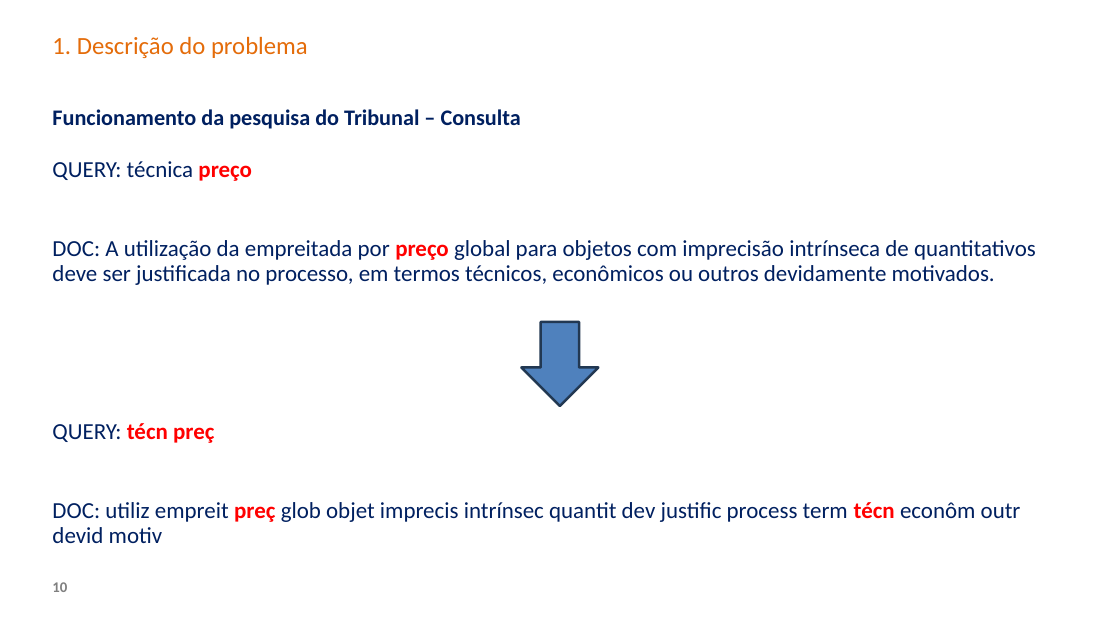
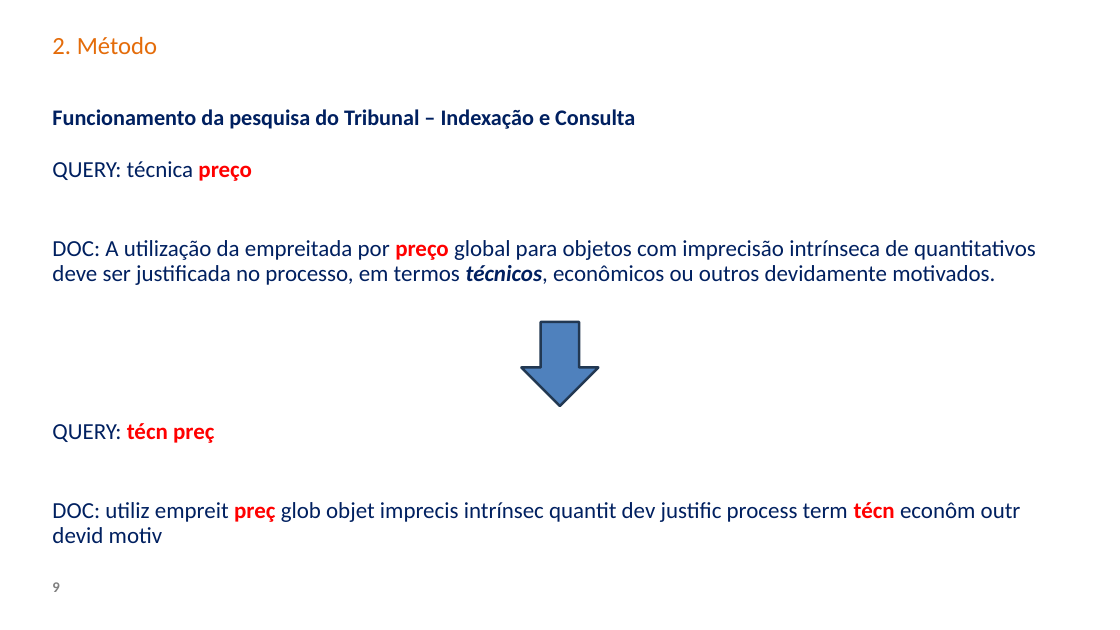
Before and after one commit to carisio/juris_tcu_expansao_doc, a slide deck: slide 9 of projeto_final/Apresentação.pptx (slide 10 before the commit). Drawn at 1120x630 pixels with LibreOffice and Linux fonts; fonts in the diff are those of the drawing; background and template pictures are left out. Boxes give left, top, right and bottom in pixels: in the first picture for what was removed or moved away, otherwise in the second. Text is boxed around its words. In the diff, an @@ line names an element or a change of style, - is before the commit and + after.

```diff
--- a/projeto_final/Apresentação.pptx
+++ b/projeto_final/Apresentação.pptx
@@ title at box(52, 37, 157, 54): text changed @@
-1. Descrição do problema
+2. Método
@@ subtitle at box(52, 109, 635, 129): text changed @@
-Funcionamento da pesquisa do Tribunal – Consulta
+Funcionamento da pesquisa do Tribunal – Indexação e Consulta
@@ text at box(52, 240, 1036, 285): bold on, italic on in "técnicos," @@
@@ page number at box(52, 582, 59, 592): text changed @@
-10
+9
```
Also in this commit, not shown: 16 other slides changed, 1 slide added, 1 slide removed, 1 other file.
